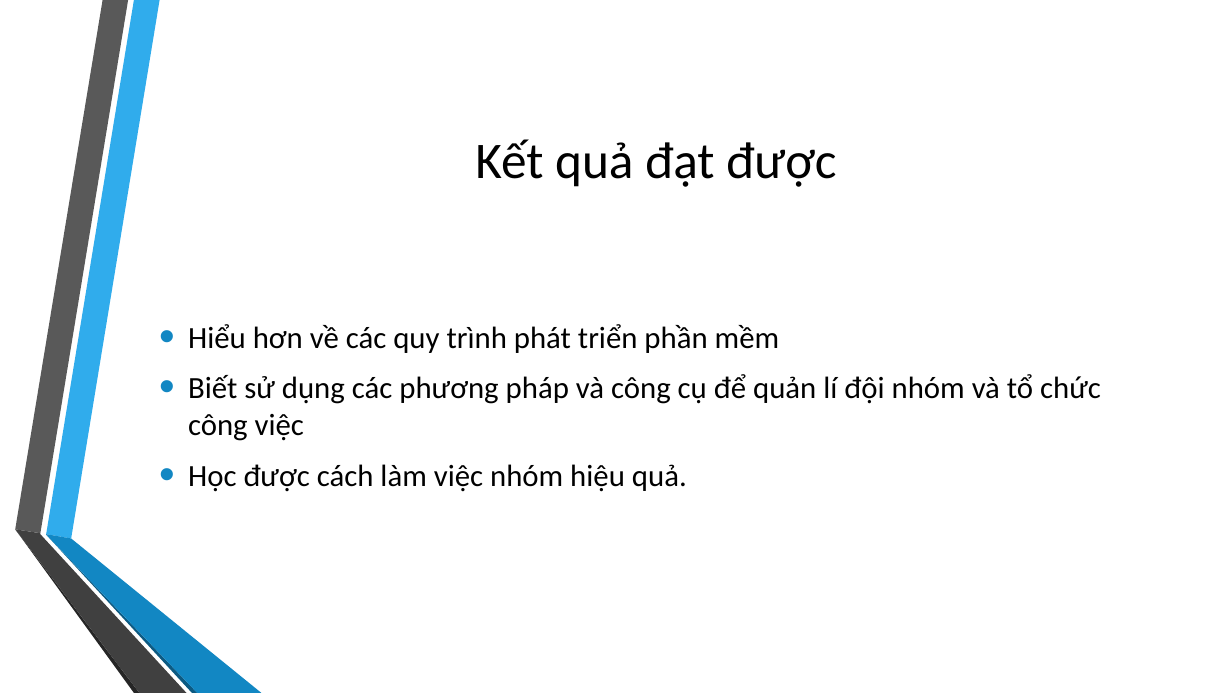
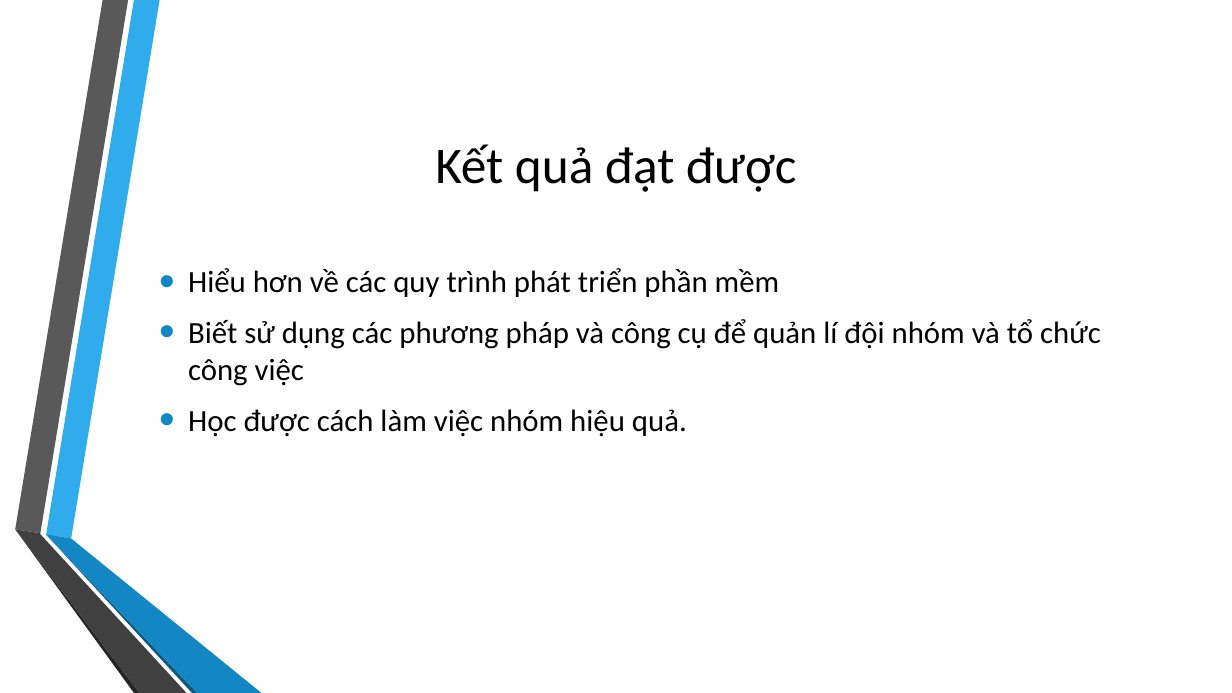
Before and after one commit to CNPM-Team-1/CNPM, a slide deck: slide 10 of CNPM Thuyết trình.pptx. Drawn at 1232x693 pixels with LibreOffice and Linux fonts; fonts in the diff are those of the drawing; background and template pictures are left out. Boxes give left, top, right and bottom in pixels: in the first picture for what was removed or moved away, otherwise in the second. Text is boxed around its words. In the diff, an @@ line names an element or a change of style, - is before the commit and + after.

Commit message:
update thuyết trình

```diff
--- a/CNPM Thuyết trình.pptx
+++ b/CNPM Thuyết trình.pptx
@@ title "Kết quả đạt được": place and size @@
-title "Kết quả đạt được" at [475,139,837,187]
+title "Kết quả đạt được" at [435,144,797,192]
@@ text "Hiểu hơn về các quy ...": place and size @@
-text "Hiểu hơn về các quy ..." at [188,324,1101,492]
+text "Hiểu hơn về các quy ..." at [188,268,1101,437]
```
Also in this commit, not shown: 1 other file.
